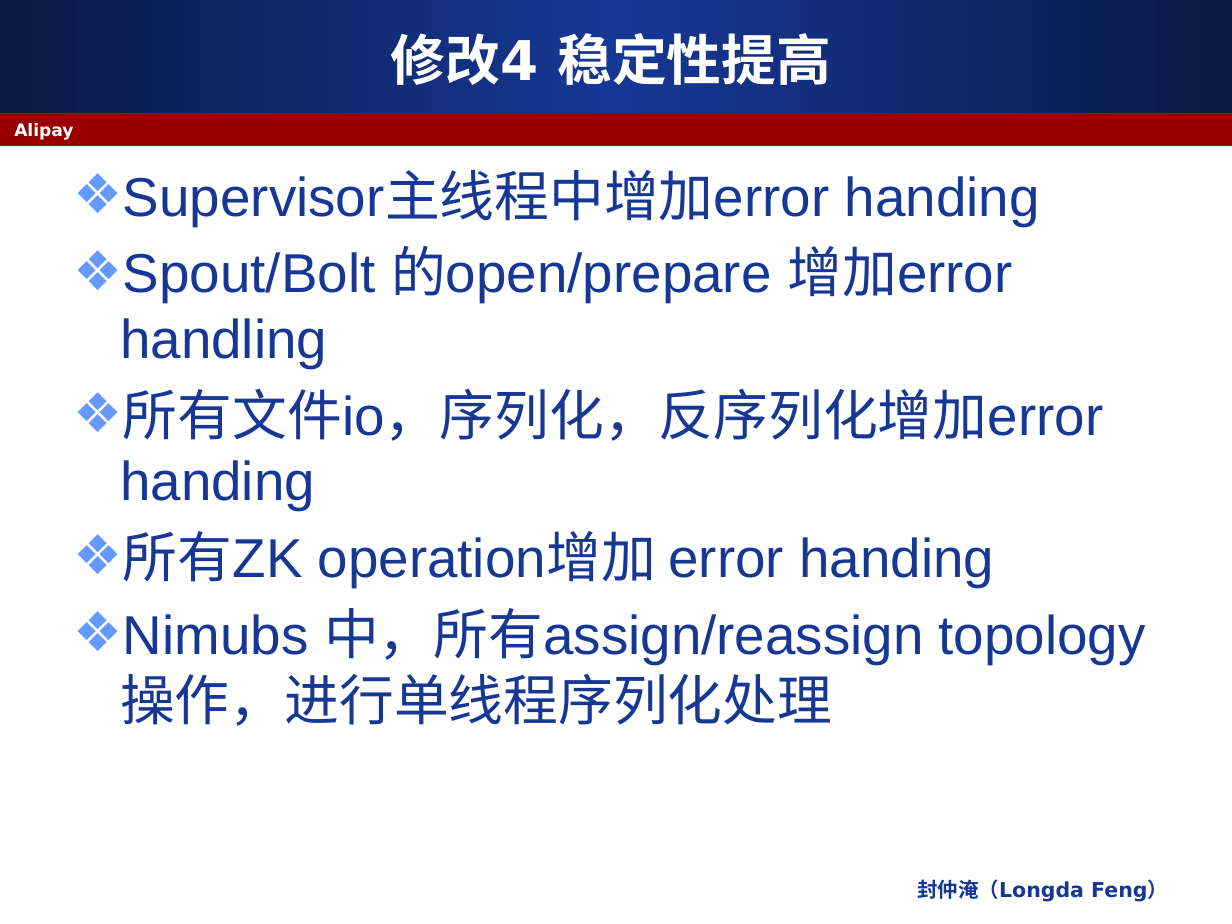
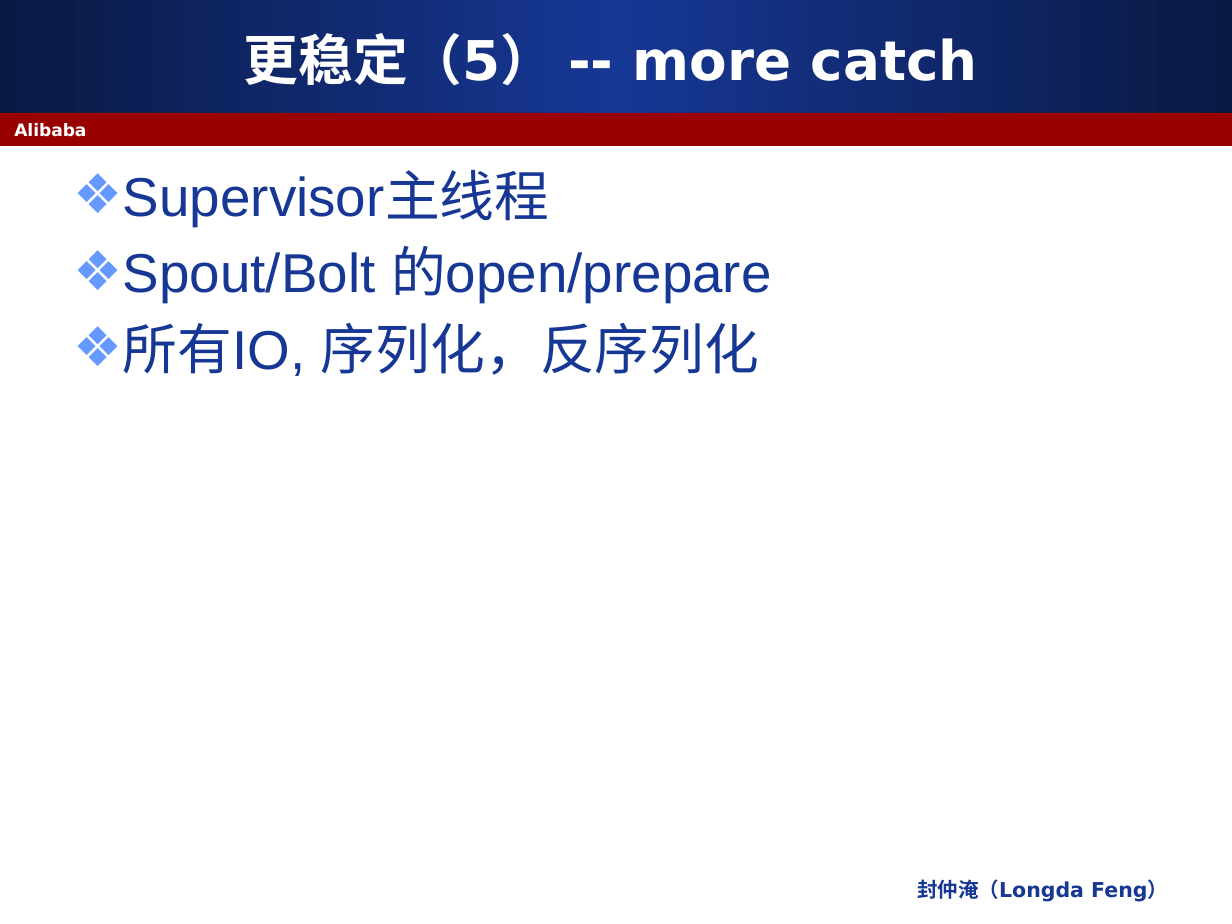
Before and after one commit to apache/storm, a slide deck: slide 18 of docs/JStorm 介绍.pptx (slide 8 before the commit). Drawn at 1232x924 pixels with LibreOffice and Linux fonts; fonts in the diff are those of the drawing. Boxes give left, top, right and bottom in pixels: in the first picture for what was removed or moved away, otherwise in the second. Text is boxed around its words. In the diff, an @@ line names an element or a change of style, - is before the commit and + after.

```diff
--- a/docs/JStorm 介绍.pptx
+++ b/docs/JStorm 介绍.pptx
@@ title at (244, 33, 978, 86): text changed @@
-修改4 稳定性提高
+更稳定（5） -- more catch
@@ text at (14, 123, 86, 137): text changed @@
-Alipay
+Alibaba
@@ text at (123, 173, 771, 376): text changed @@
-❖ Supervisor主线程中增加error handing
-❖ Spout/Bolt 的open/prepare 增加error handling
-❖ 所有文件io，序列化，反序列化增加error handing
-❖ 所有ZK operation增加 error handing
-❖ Nimubs 中，所有assign/reassign topology 操作，进行单线程序列化处理
+❖ Supervisor主线程
+❖ Spout/Bolt 的open/prepare
+❖ 所有IO, 序列化，反序列化
```
Also in this commit, not shown: 5 other slides changed, 29 slides added, 3 slides removed, 7 other files.
